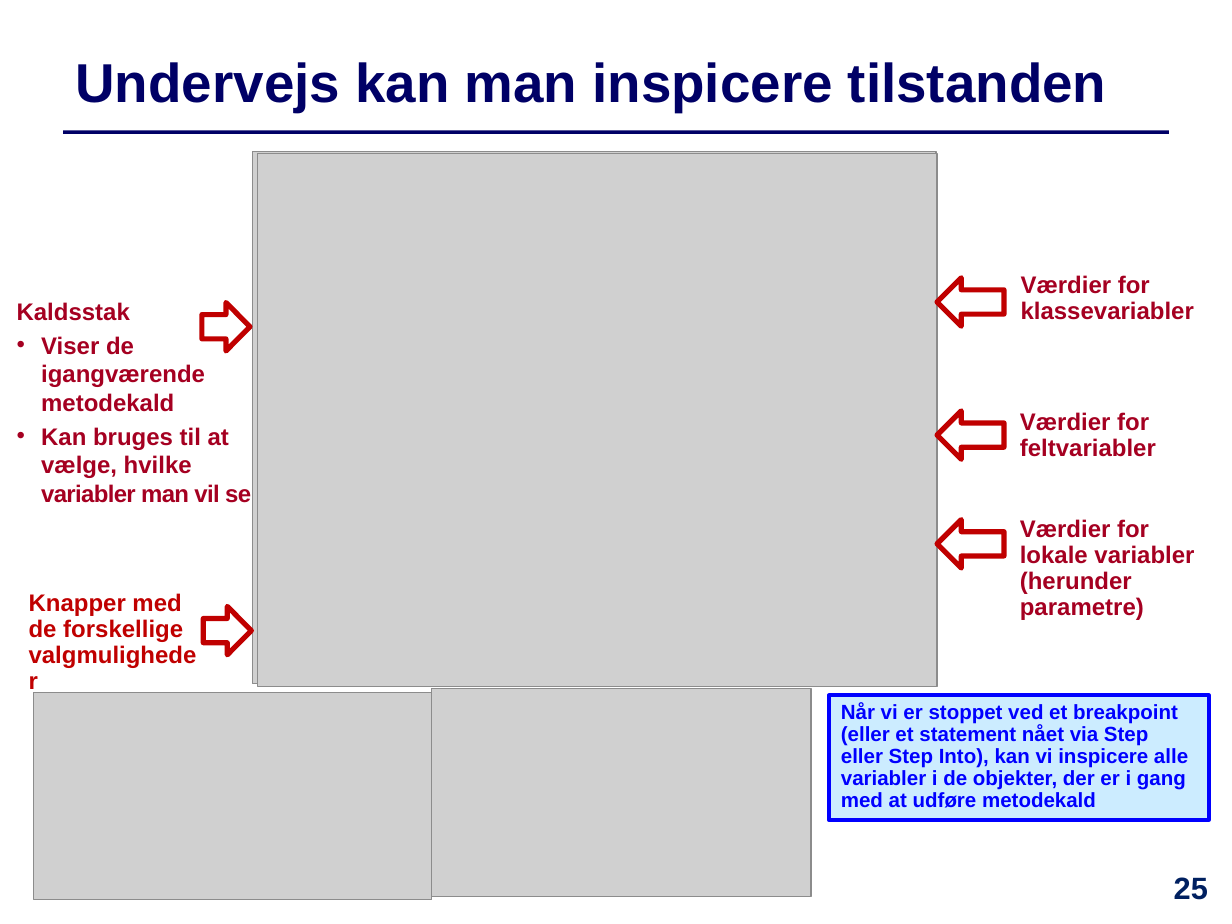
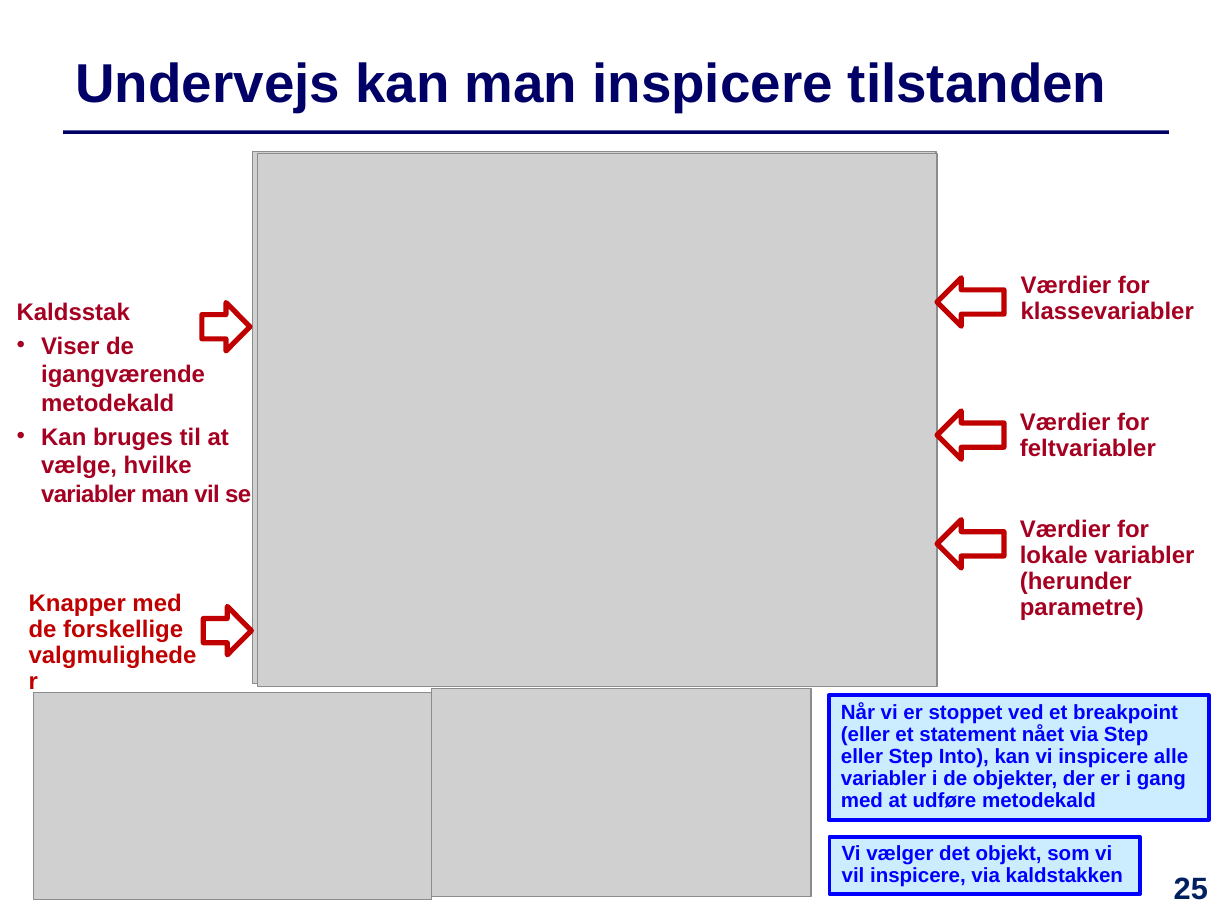
Before and after one commit to IntProgAU/Materiale, a slide deck: slide 25 of web/e23/uge_10/Slides-Uge10.pptx. Drawn at 1232x924 pixels with LibreOffice and Linux fonts; fonts in the diff are those of the drawing; grey boxes stand for pictures. Boxes give left, top, right and bottom in pixels: in the first picture for what was removed or moved away, otherwise in the second. Text is boxed around its words. In the diff, an @@ line names an element or a change of style, - is before the commit and + after.

```diff
--- a/web/e23/uge_10/Slides-Uge10.pptx
+++ b/web/e23/uge_10/Slides-Uge10.pptx
@@ rectangle added at [829, 837, 1140, 893], fill #CCECFF, outline #0000FF 2.25 pt, 12 pt, text #0000FF, bold @@
+Vi vælger det objekt, som vi vil inspicere, via kaldstakken
```
Also in this commit, not shown: 7 other slides changed, 3 other files.
